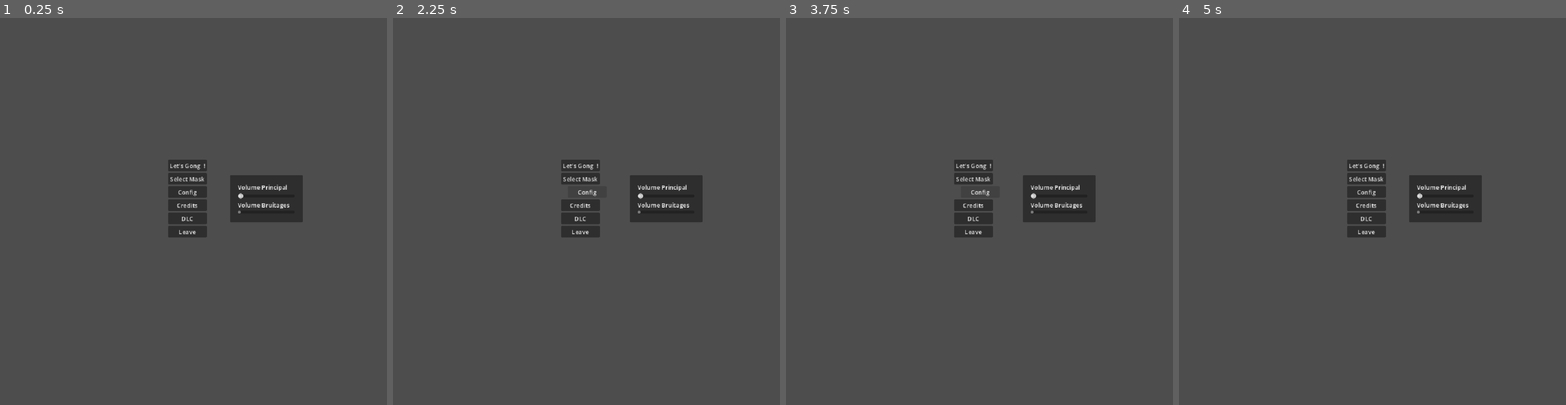
Above: before the commit, frames 1-4 (left to right).
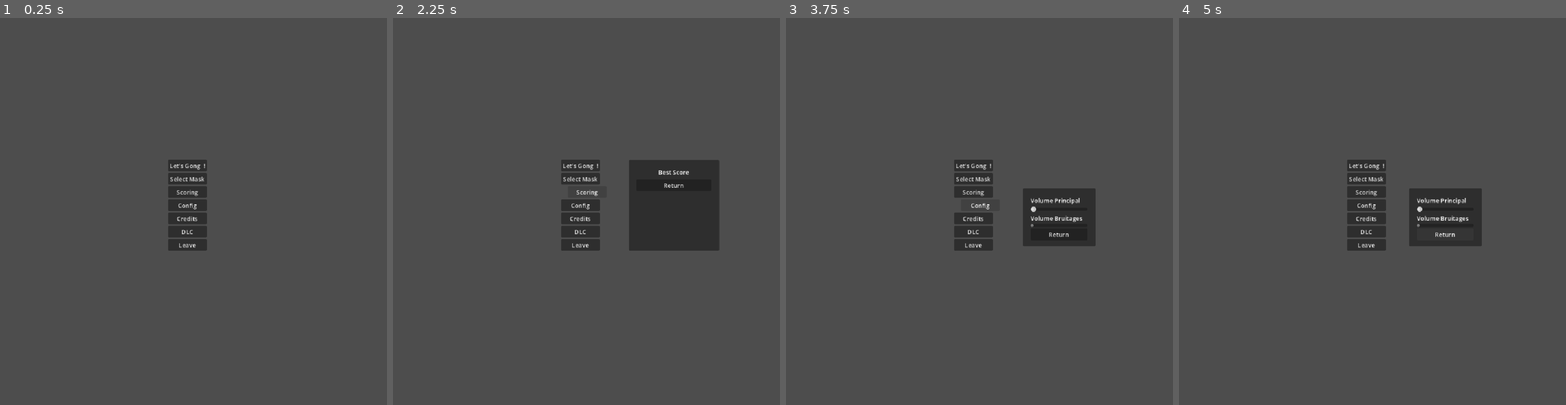
Above: after the commit, the same moments.

Repository: HephepTeam/GGJ2026
Game: Godot game, scene res://menu.tscn
Two runs of this game, one before a commit and one after it. Both use one fixed random seed, a clock stepped at 60 frames per second and the inputs below. This scene is started directly instead of the project's main scene. The engine's default icon, where the game draws it, is replaced by a stand-in: a white triangle on a blue panel in a dark square.
Inputs (mouse positions are in pixels of both pictures, inside the frame that each line leads up to):
- Up to frame 1 (0.25 s): no input
- Up to frame 2 (2.25 s): click "Select Mask" at 0.5 s; click "Return" at 1.25 s; click (578, 192) at 2 s, where only the run after the commit has a clickable "Scoring"
- Up to frame 3 (3.75 s): click (1068, 184) at 2.75 s, where only the run after the commit has a clickable "Return"; click "Config" at 3.5 s
- Up to frame 4 (5 s): click (1453, 234) at 4.25 s, where only the run after the commit has a clickable "Return"

The runs differ from the first frame. In frame 1, 2.7% of the frame differs, in the area x 43-79%, y 40-61%; in frame 2, 3.8%, in the area x 43-85%, y 36-61%; in frame 3, 2.7%; in frame 4, 2.1%.

Commit message:
FIX:button selectMask and fix visibilityPanel  v0.0.0.0.5 Alpha

Diff:
--- a/menu.gd
+++ b/menu.gd
@@ -20,12 +20,15 @@
 
 func _on_select_mask_button_pressed() -> void:
 	$Control/VBoxContainer/SelectMaskButton/Panel.visible = true
-
+	if $Control/VBoxContainer/Scoring/PanelScoring.visible == true:
+		$Control/VBoxContainer/Scoring/PanelScoring.visible = false;
+	if $Control/VBoxContainer/ConfigButton/PanelConfig.visible == true:
+		$Control/VBoxContainer/ConfigButton/PanelConfig.visible = false;
 
 
 func _on_select_mask_button_mouse_entered() -> void:
 	if $Control/VBoxContainer/SelectMaskButton/Panel.visible == false :
-		if $Control/VBoxContainer/SelectMaskButton.position.x !=20.0 :
+		if $Control/VBoxContainer/SelectMaskButton.position.x <=20.0 :
 			maskButton_hover.emit()
 
 
@@ -78,9 +81,31 @@
 
 func _on_select_mask_button_mouse_exited() -> void:
 		if $Control/VBoxContainer/SelectMaskButton/Panel.visible == false :
-			if $Control/VBoxContainer/SelectMaskButton.position.x == 20.0 :
+			if $Control/VBoxContainer/SelectMaskButton.position.x >= 20.0 :
 				$Control/VBoxContainer/SelectMaskButton/Panel/VBoxContainer/ReturnButton/SlideL.start()
 
 
 func _on_start_game_button_pressed() -> void:
 	get_tree().change_scene_to_file("res://scenes/game_scene.tscn")
+
+
+
+
+
+
+func _on_return_scoring_button_pressed() -> void:
+	$Control/VBoxContainer/Scoring/PanelScoring.visible = false;
+
+
+func _on_scoring_pressed() -> void:
+	$Control/VBoxContainer/Scoring/PanelScoring.visible = true;
+	if $Control/VBoxContainer/ConfigButton/PanelConfig.visible == true:
+		$Control/VBoxContainer/ConfigButton/PanelConfig.visible = false;
+	if $Control/VBoxContainer/SelectMaskButton/Panel.visible == true:
+		$Control/VBoxContainer/SelectMaskButton/Panel.visible = false;
+func _on_config_button_pressed() -> void:
+	$Control/VBoxContainer/ConfigButton/PanelConfig.visible = true;
+	if $Control/VBoxContainer/Scoring/PanelScoring.visible == true:
+		$Control/VBoxContainer/Scoring/PanelScoring.visible = false;
+	if $Control/VBoxContainer/SelectMaskButton/Panel.visible == true:
+		$Control/VBoxContainer/SelectMaskButton/Panel.visible = false;
--- a/menu.tscn
+++ b/menu.tscn
@@ -243,36 +243,36 @@
 metadata/_custom_type_script = "uid://b4hvmk8t0qkgu"
 
 [node name="Scoring" type="Button" parent="Control/VBoxContainer" unique_id=112687071]
+layout_mode = 2
+text = "Scoring"
+
+[node name="SlideR" type="Node" parent="Control/VBoxContainer/Scoring" unique_id=2134425237 node_paths=PackedStringArray("target", "start_trigger_source", "stop_trigger_source")]
+script = ExtResource("2_mae5d")
+target = NodePath("..")
+animation = SubResource("Resource_ecwwl")
+start_trigger_source = NodePath("..")
+start_on_hover_start = true
+stop_trigger_source = NodePath("..")
+metadata/_custom_type_script = "uid://b4hvmk8t0qkgu"
+
+[node name="SlideL" type="Node" parent="Control/VBoxContainer/Scoring" unique_id=321788546 node_paths=PackedStringArray("target", "start_trigger_source", "stop_trigger_source")]
+script = ExtResource("2_mae5d")
+target = NodePath("..")
+animation = SubResource("Resource_kk3ma")
+start_trigger_source = NodePath("..")
+start_on_hover_stop = true
+stop_trigger_source = NodePath("..")
+metadata/_custom_type_script = "uid://b4hvmk8t0qkgu"
+
+[node name="PanelScoring" type="Panel" parent="Control/VBoxContainer/Scoring" unique_id=1238822747]
 visible = false
-layout_mode = 2
-text = "Scoring"
-
-[node name="SlideR" type="Node" parent="Control/VBoxContainer/Scoring" unique_id=2134425237 node_paths=PackedStringArray("target", "start_trigger_source", "stop_trigger_source")]
-script = ExtResource("2_mae5d")
-target = NodePath("..")
-animation = SubResource("Resource_ecwwl")
-start_trigger_source = NodePath("..")
-start_on_hover_start = true
-stop_trigger_source = NodePath("..")
-metadata/_custom_type_script = "uid://b4hvmk8t0qkgu"
-
-[node name="SlideL" type="Node" parent="Control/VBoxContainer/Scoring" unique_id=321788546 node_paths=PackedStringArray("target", "start_trigger_source", "stop_trigger_source")]
-script = ExtResource("2_mae5d")
-target = NodePath("..")
-animation = SubResource("Resource_kk3ma")
-start_trigger_source = NodePath("..")
-start_on_hover_stop = true
-stop_trigger_source = NodePath("..")
-metadata/_custom_type_script = "uid://b4hvmk8t0qkgu"
-
-[node name="Panel" type="Panel" parent="Control/VBoxContainer/Scoring" unique_id=1238822747]
 layout_mode = 0
 offset_left = 161.0
 offset_top = -69.0
 offset_right = 400.0
 offset_bottom = 171.0
 
-[node name="MarginContainer" type="MarginContainer" parent="Control/VBoxContainer/Scoring/Panel" unique_id=1636689961]
+[node name="MarginContainer" type="MarginContainer" parent="Control/VBoxContainer/Scoring/PanelScoring" unique_id=1636689961]
 layout_mode = 0
 offset_right = 238.0
 offset_bottom = 240.0
@@ -281,21 +281,21 @@
 theme_override_constants/margin_right = 20
 theme_override_constants/margin_bottom = 20
 
-[node name="VBoxContainer" type="VBoxContainer" parent="Control/VBoxContainer/Scoring/Panel/MarginContainer" unique_id=49525140]
-layout_mode = 2
-
-[node name="Label" type="Label" parent="Control/VBoxContainer/Scoring/Panel/MarginContainer/VBoxContainer" unique_id=1273366791]
+[node name="VBoxContainer" type="VBoxContainer" parent="Control/VBoxContainer/Scoring/PanelScoring/MarginContainer" unique_id=49525140]
+layout_mode = 2
+
+[node name="Label" type="Label" parent="Control/VBoxContainer/Scoring/PanelScoring/MarginContainer/VBoxContainer" unique_id=1273366791]
 layout_mode = 2
 text = "Best Score"
 horizontal_alignment = 1
 
-[node name="ScrollContainer" type="ScrollContainer" parent="Control/VBoxContainer/Scoring/Panel/MarginContainer/VBoxContainer" unique_id=1841541404]
-layout_mode = 2
-
-[node name="VBoxContainer" type="VBoxContainer" parent="Control/VBoxContainer/Scoring/Panel/MarginContainer/VBoxContainer/ScrollContainer" unique_id=348233147]
-layout_mode = 2
-
-[node name="Button" type="Button" parent="Control/VBoxContainer/Scoring/Panel/MarginContainer/VBoxContainer" unique_id=1409892892]
+[node name="ScrollContainer" type="ScrollContainer" parent="Control/VBoxContainer/Scoring/PanelScoring/MarginContainer/VBoxContainer" unique_id=1841541404]
+layout_mode = 2
+
+[node name="VBoxContainer" type="VBoxContainer" parent="Control/VBoxContainer/Scoring/PanelScoring/MarginContainer/VBoxContainer/ScrollContainer" unique_id=348233147]
+layout_mode = 2
+
+[node name="ReturnScoringButton" type="Button" parent="Control/VBoxContainer/Scoring/PanelScoring/MarginContainer/VBoxContainer" unique_id=1409892892]
 layout_mode = 2
 text = "Return"
 
@@ -321,38 +321,43 @@
 stop_trigger_source = NodePath("..")
 metadata/_custom_type_script = "uid://b4hvmk8t0qkgu"
 
-[node name="Panel" type="Panel" parent="Control/VBoxContainer/ConfigButton" unique_id=1891780491]
+[node name="PanelConfig" type="Panel" parent="Control/VBoxContainer/ConfigButton" unique_id=1891780491]
+visible = false
 layout_mode = 0
 offset_left = 164.0
 offset_top = -29.0
 offset_right = 356.0
-offset_bottom = 96.0
-
-[node name="MarginContainer" type="MarginContainer" parent="Control/VBoxContainer/ConfigButton/Panel" unique_id=398486456]
+offset_bottom = 124.0
+
+[node name="MarginContainer" type="MarginContainer" parent="Control/VBoxContainer/ConfigButton/PanelConfig" unique_id=398486456]
 layout_mode = 0
 offset_right = 191.0
-offset_bottom = 116.0
+offset_bottom = 152.0
 theme_override_constants/margin_left = 20
 theme_override_constants/margin_top = 20
 theme_override_constants/margin_right = 20
 theme_override_constants/margin_bottom = 20
 
-[node name="VBoxContainer" type="VBoxContainer" parent="Control/VBoxContainer/ConfigButton/Panel/MarginContainer" unique_id=231449162]
-layout_mode = 2
-
-[node name="VolPrincLBL" type="Label" parent="Control/VBoxContainer/ConfigButton/Panel/MarginContainer/VBoxContainer" unique_id=1846412302]
+[node name="VBoxContainer" type="VBoxContainer" parent="Control/VBoxContainer/ConfigButton/PanelConfig/MarginContainer" unique_id=231449162]
+layout_mode = 2
+
+[node name="VolPrincLBL" type="Label" parent="Control/VBoxContainer/ConfigButton/PanelConfig/MarginContainer/VBoxContainer" unique_id=1846412302]
 layout_mode = 2
 text = "Volume Principal"
 
-[node name="VolPrincHSlider" type="HSlider" parent="Control/VBoxContainer/ConfigButton/Panel/MarginContainer/VBoxContainer" unique_id=1822808186]
-layout_mode = 2
-
-[node name="VolBruitLBL" type="Label" parent="Control/VBoxContainer/ConfigButton/Panel/MarginContainer/VBoxContainer" unique_id=1638376300]
+[node name="VolPrincHSlider" type="HSlider" parent="Control/VBoxContainer/ConfigButton/PanelConfig/MarginContainer/VBoxContainer" unique_id=1822808186]
+layout_mode = 2
+
+[node name="VolBruitLBL" type="Label" parent="Control/VBoxContainer/ConfigButton/PanelConfig/MarginContainer/VBoxContainer" unique_id=1638376300]
 layout_mode = 2
 text = "Volume Bruitages"
 
-[node name="VolBruitHSlider" type="HScrollBar" parent="Control/VBoxContainer/ConfigButton/Panel/MarginContainer/VBoxContainer" unique_id=266831558]
-layout_mode = 2
+[node name="VolBruitHSlider" type="HScrollBar" parent="Control/VBoxContainer/ConfigButton/PanelConfig/MarginContainer/VBoxContainer" unique_id=266831558]
+layout_mode = 2
+
+[node name="ReturnConfigButton" type="Button" parent="Control/VBoxContainer/ConfigButton/PanelConfig/MarginContainer/VBoxContainer" unique_id=2010087556]
+layout_mode = 2
+text = "Return"
 
 [node name="CreditsButton" type="Button" parent="Control/VBoxContainer" unique_id=1077002628]
 layout_mode = 2
@@ -428,4 +433,8 @@
 [connection signal="mouse_entered" from="Control/VBoxContainer/SelectMaskButton/Panel/VBoxContainer/HBoxContainer/Mask2Button" to="." method="_on_mask_2_button_mouse_entered"]
 [connection signal="mouse_entered" from="Control/VBoxContainer/SelectMaskButton/Panel/VBoxContainer/HBoxContainer/Mask3Button" to="." method="_on_mask_3_button_mouse_entered"]
 [connection signal="pressed" from="Control/VBoxContainer/SelectMaskButton/Panel/VBoxContainer/ReturnButton" to="." method="_on_return_button_pressed"]
+[connection signal="pressed" from="Control/VBoxContainer/Scoring" to="." method="_on_scoring_pressed"]
+[connection signal="mouse_entered" from="Control/VBoxContainer/Scoring/PanelScoring" to="." method="_on_panel_scoring_mouse_entered"]
+[connection signal="pressed" from="Control/VBoxContainer/Scoring/PanelScoring/MarginContainer/VBoxContainer/ReturnScoringButton" to="." method="_on_return_scoring_button_pressed"]
+[connection signal="pressed" from="Control/VBoxContainer/ConfigButton" to="." method="_on_config_button_pressed"]
 [connection signal="pressed" from="Control/VBoxContainer/QuitButton" to="." method="_on_quit_button_pressed"]
